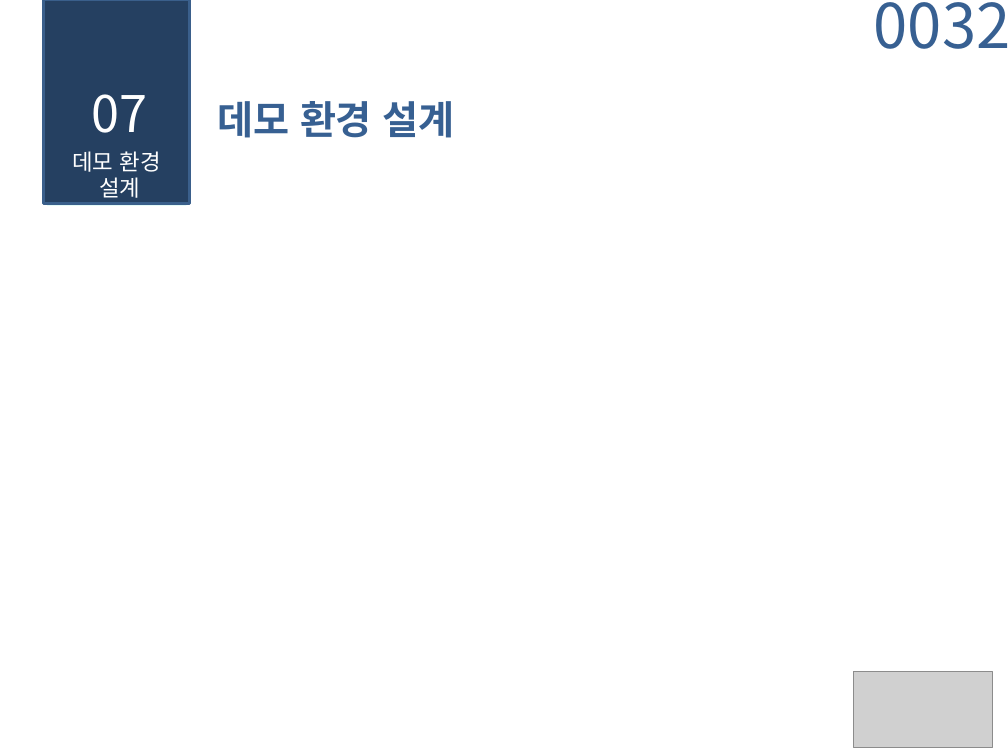
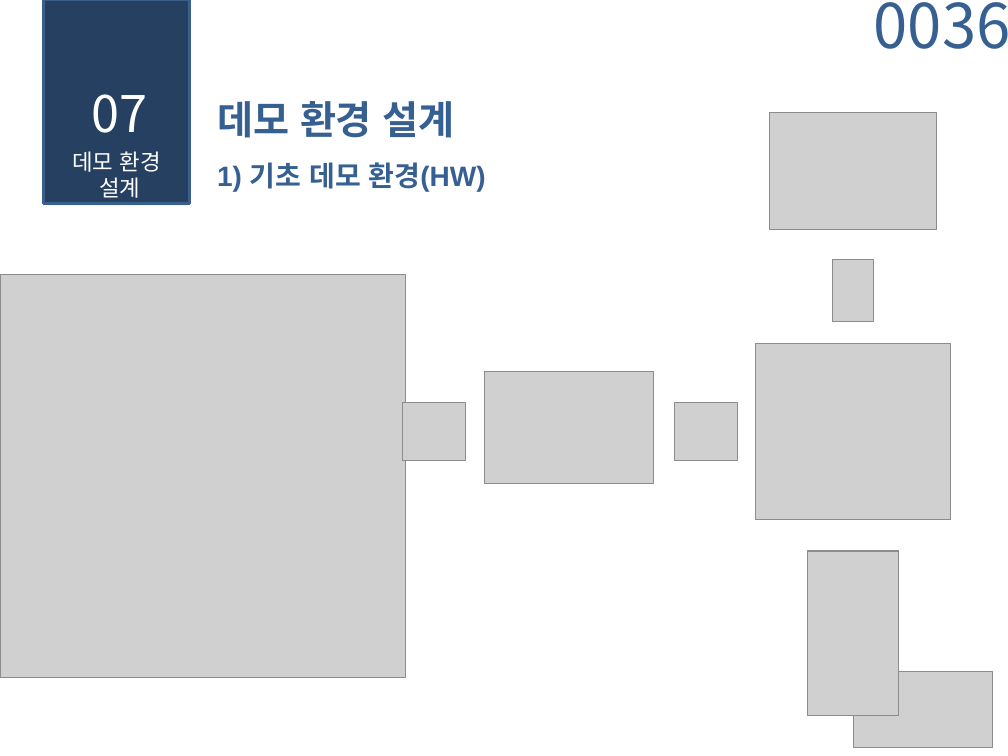
Before and after one commit to fluxion95/nottoolate, a slide deck: slide 36 of 졸업 연구 설계서(조항민,장윤미,박지은).pptx (slide 32 before the commit). Drawn at 1008x756 pixels with LibreOffice and Linux fonts; fonts in the diff are those of the drawing; grey boxes stand for pictures; background and template pictures are left out. Boxes give left, top, right and bottom in pixels: in the first picture for what was removed or moved away, otherwise in the second. Text is boxed around its words. In the diff, an @@ line names an element or a change of style, - is before the commit and + after.

```diff
--- a/졸업 연구 설계서(조항민,장윤미,박지은).pptx
+++ b/졸업 연구 설계서(조항민,장윤미,박지은).pptx
@@ page number at [874, 2, 1008, 49]: text changed @@
-0032
+0036
@@ picture added at [769, 113, 936, 230] @@
@@ text added at [217, 162, 486, 192], 20 pt, text #376092, bold @@
+1) 기초 데모 환경(HW)
@@ picture added at [833, 260, 874, 322] @@
@@ picture added at [0, 274, 405, 677] @@
@@ picture added at [755, 343, 951, 519] @@
@@ picture added at [484, 371, 652, 483] @@
@@ picture added at [402, 402, 466, 460] @@
@@ picture added at [674, 402, 738, 460] @@
@@ picture added at [807, 551, 899, 716] @@
```
Also in this commit, not shown: 5 other slides changed, 9 slides added.
